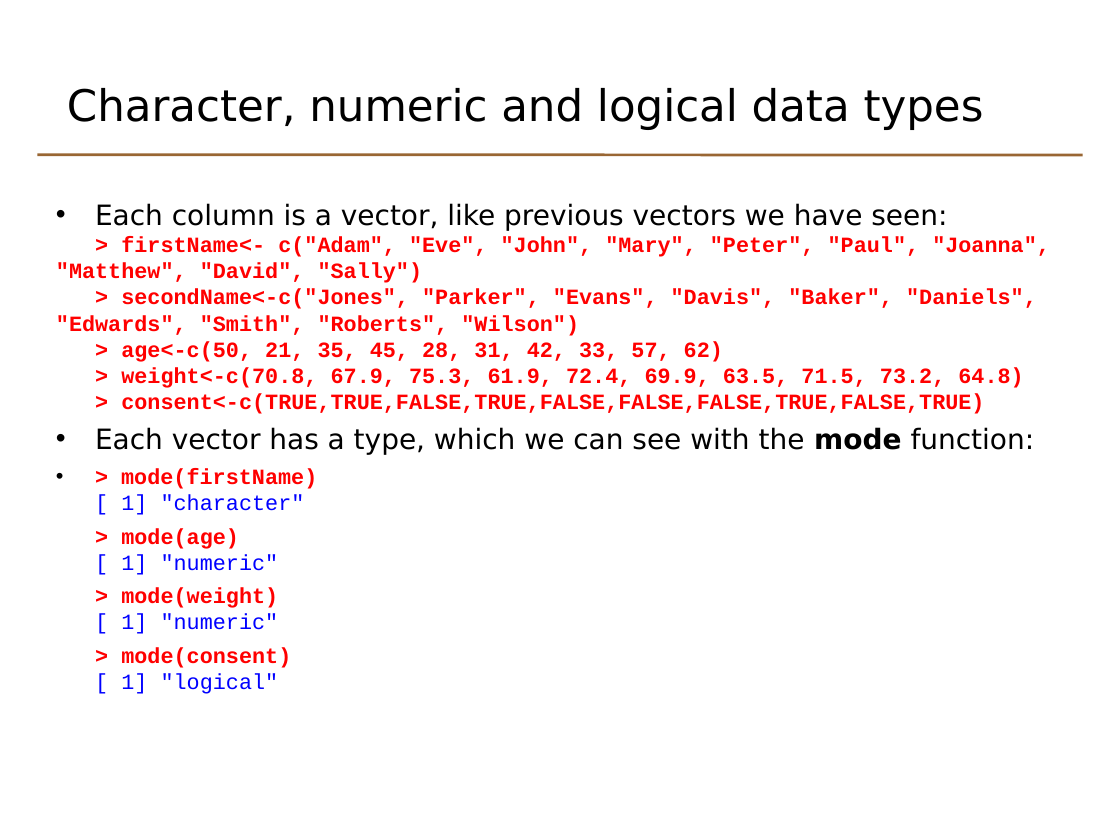
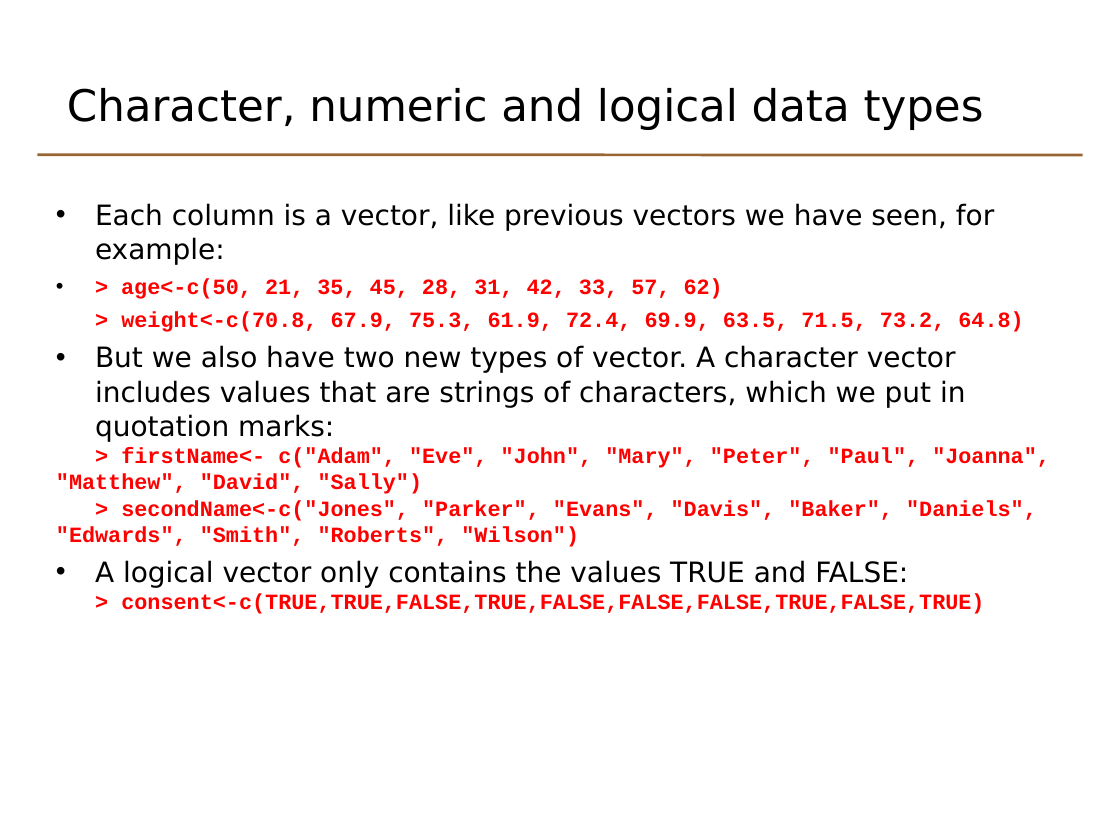
Before and after one commit to lgatto/TeachingMaterial, a slide deck: slide 4 of odp/basicr_day1_2_data_structures.odp. Drawn at 1120x840 pixels with LibreOffice and Linux fonts; fonts in the diff are those of the drawing. Boxes give left, top, right and bottom in pixels: in the first picture for what was removed or moved away, otherwise in the second. Text is boxed around its words. In the diff, an @@ line names an element or a change of style, - is before the commit and + after.

Commit message:
Add genome size exercise to introduction; explain character vectors; return list example; shift source instruction for patients dataframe; rewrite programming techniques section; add model formula explanation

```diff
--- a/odp/basicr_day1_2_data_structures.odp
+++ b/odp/basicr_day1_2_data_structures.odp
@@ text at [95, 203, 1023, 442]: text changed @@
-• Each column is a vector, like previous vectors we have seen:
+• Each column is a vector, like previous vectors we have seen, for example:
+• > age<-c(50, 21, 35, 45, 28, 31, 42, 33, 57, 62)
+> weight<-c(70.8, 67.9, 75.3, 61.9, 72.4, 69.9, 63.5, 71.5, 73.2, 64.8)
+• But we also have two new types of vector. A character vector includes values that are strings of characters, which we put in quotation marks:
@@ text at [95, 427, 1035, 694]: paragraphs removed @@
-• Each vector has a type, which we can see with the mode function:
-• > mode(firstName)
-[ 1] "character"
-> mode(age)
-[ 1] "numeric"
-> mode(weight)
-[ 1] "numeric"
-> mode(consent)
-[ 1] "logical"
@@ text at [95, 560, 908, 588]: text changed; size 14 to 18 pt; font Courier New to DejaVu Sans; text colour #FF0000 to #000000; bold off @@
-> age<-c(50, 21, 35, 45, 28, 31, 42, 33, 57, 62)
-> weight<-c(70.8, 67.9, 75.3, 61.9, 72.4, 69.9, 63.5, 71.5, 73.2, 64.8)
+• A logical vector only contains the values TRUE and FALSE:
```
Also in this commit, not shown: 4 other slides changed, 2 slides added, 1 slide removed, 9 other files.
